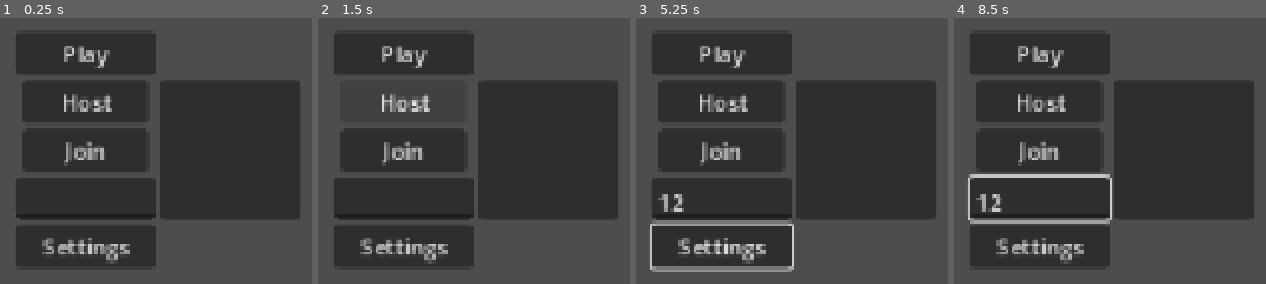
Above: before the commit, frames 1-4 (left to right).
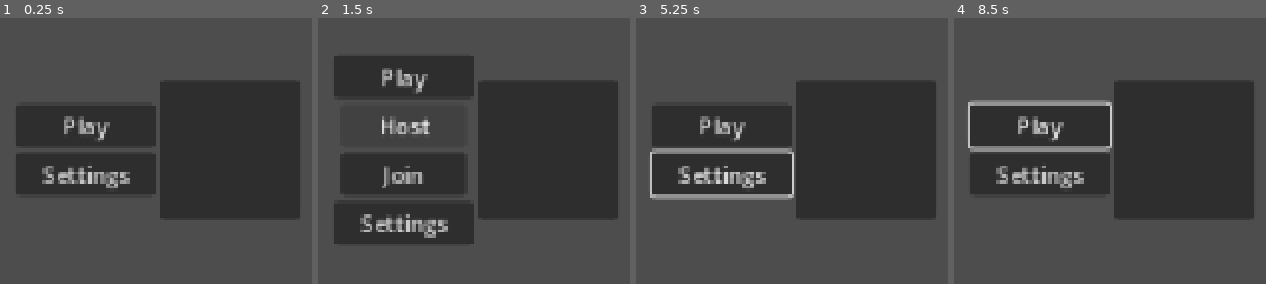
Above: after the commit, the same moments.

Repository: iluebke862/shitpost-fighting-game
Game: Godot game, scene res://scenes/main_menu.tscn
Same seed, same stepped clock (60 frames per second), same inputs: the game is played once before the commit and once after it.
Inputs (mouse positions are in pixels of both pictures, inside the frame that each line leads up to):
- Up to frame 1 (0.25 s): no input
- Up to frame 2 (1.5 s): click "Play" at 0.5 s; click "Host" at 1.25 s
- Up to frame 3 (5.25 s): click "Join" at 2 s; click (720, 198) at 2.77 s; type "12" at 2.85 s; click "Play" at 3.5 s; click "Settings" at 4.25 s; move the mouse to (outside the picture) at 5.02 s; hold D (P1 - right) from 5.03 s (still down); hold Left (P2 - left, bound only before the commit) from 5.03 s (still down); tap S (P1 - shoot) at 5.1 s; click (outside the picture) at 5.17 s
- Up to frame 4 (8.5 s): tap W (P1 - jump) at 5.27, 5.57, 6.02, 6.32, 7.52, 7.55, 7.82, 8.1, 8.27 s; move the mouse to (outside the picture) at 5.77 s; release D (P1 - right) at 5.78 s; release Left (P2 - left, bound only before the commit) at 5.78 s; hold A (P1 - left) 5.78-6.53 s; tap Left (P2 - left, bound only before the commit) at 5.85 s; click (outside the picture) at 5.92 s; tap Right (P2 - right, bound only before the commit) at 6.05 s; move the mouse to (outside the picture) at 6.52 s; hold Right (P2 - right, bound only before the commit) 6.53-7.28 s; hold D (P1 - right) 6.53-8.03 s; click (outside the picture) at 6.67 s; tap Down (P2 - shoot, bound only before the commit) at 6.8, 7.35 s; move the mouse to (outside the picture) at 7.27 s; click (outside the picture) at 7.42 s; move the mouse to (outside the picture) at 8.02 s; hold A (P1 - left) from 8.03 s (still down); click (outside the picture) at 8.17 s; tap Up (P2 - jump, bound only before the commit) at 8.3 s

The runs differ from the first frame. In frame 1, 24% of the frame differs, in the area x 5-50%, y 6-94%; in frame 2, 14%; in frame 3, 27%, in the area x 4-51%, y 6-96%; in frame 4, 25%.
Error before the commit: Parse Error: Expected indented block after function declaration. (res://script/ip_input.gd:6)

Commit message:
working on basic multiplayer

Diff:
--- a/project.godot
+++ b/project.godot
@@ -63,26 +63,6 @@
 "events": [Object(InputEventKey,"resource_local_to_scene":false,"resource_name":"","device":-1,"window_id":0,"alt_press …(192 unchanged characters)…
 ]
 }
-"P2 - left"={
-"deadzone": 0.2,
-"events": [Object(InputEventKey,"resource_local_to_scene":false,"resource_name":"","device":-1,"window_id":0,"alt_pressed":false,"shift_pressed":false,"ctrl_pressed":false,"meta_pressed":false,"pressed":false,"keycode":0,"physical_keycode":4194319,"key_label":0,"unicode":0,"location":0,"echo":false,"script":null)
-]
-}
-"P2 - right"={
-"deadzone": 0.2,
-"events": [Object(InputEventKey,"resource_local_to_scene":false,"resource_name":"","device":-1,"window_id":0,"alt_pressed":false,"shift_pressed":false,"ctrl_pressed":false,"meta_pressed":false,"pressed":false,"keycode":0,"physical_keycode":4194321,"key_label":0,"unicode":0,"location":0,"echo":false,"script":null)
-]
-}
-"P2 - jump"={
-"deadzone": 0.2,
-"events": [Object(InputEventKey,"resource_local_to_scene":false,"resource_name":"","device":-1,"window_id":0,"alt_pressed":false,"shift_pressed":false,"ctrl_pressed":false,"meta_pressed":false,"pressed":false,"keycode":0,"physical_keycode":4194320,"key_label":0,"unicode":0,"location":0,"echo":false,"script":null)
-]
-}
-"P2 - shoot"={
-"deadzone": 0.2,
-"events": [Object(InputEventKey,"resource_local_to_scene":false,"resource_name":"","device":-1,"window_id":0,"alt_pressed":false,"shift_pressed":false,"ctrl_pressed":false,"meta_pressed":false,"pressed":false,"keycode":0,"physical_keycode":4194322,"key_label":0,"unicode":0,"location":0,"echo":false,"script":null)
-]
-}
 
 [layer_names]
 
--- a/scenes/main.tscn
+++ b/scenes/main.tscn
@@ -2,7 +2,6 @@
 
 [ext_resource type="Script" uid="uid://bc6m0srtaw0k4" path="res://script/main.gd" id="1_o5qli"]
 [ext_resource type="Script" uid="uid://2bjh21n74fbh" path="res://script/deathwall.gd" id="2_0wfyh"]
-[ext_resource type="PackedScene" uid="uid://d1b4e67ytrgwg" path="res://scenes/weapon select.tscn" id="2_sugp2"]
 
 [sub_resource type="WorldBoundaryShape2D" id="WorldBoundaryShape2D_0wfyh"]
 
@@ -18,26 +17,7 @@
 [node name="main" type="Node2D" unique_id=1112683160]
 script = ExtResource("1_o5qli")
 
-[node name="weapon select" parent="." unique_id=797019683 instance=ExtResource("2_sugp2")]
-visible = false
-
 [node name="Camera2D" type="Camera2D" parent="." unique_id=1170388133]
-
-[node name="play button" type="Button" parent="." unique_id=193293433]
-anchors_preset = 8
-anchor_left = 0.5
-anchor_top = 0.5
-anchor_right = 0.5
-anchor_bottom = 0.5
-offset_left = -20.5
-offset_top = -15.5
-offset_right = 20.5
-offset_bottom = 15.5
-grow_horizontal = 2
-grow_vertical = 2
-size_flags_horizontal = 4
-size_flags_vertical = 4
-text = "Play"
 
 [node name="map" type="Node2D" parent="." unique_id=47177274]
 
@@ -103,7 +83,6 @@
 grow_vertical = 0
 alignment = 1
 
-[connection signal="pressed" from="play button" to="." method="_on_button_pressed"]
 [connection signal="body_entered" from="Deathwall/Area2D" to="Deathwall" method="_on_area_2d_body_entered"]
 [connection signal="body_entered" from="Deathwall/Area2D2" to="Deathwall" method="_on_area_2d_body_entered"]
 [connection signal="body_entered" from="Deathwall/Area2D3" to="Deathwall" method="_on_area_2d_body_entered"]
--- a/scenes/main_menu.tscn
+++ b/scenes/main_menu.tscn
@@ -1,6 +1,8 @@
 [gd_scene format=3 uid="uid://0xd4ypd5htki"]
 
+[ext_resource type="Script" uid="uid://ds2ga8i5qkpg5" path="res://sprites/main_menu.gd" id="1_ekxnf"]
 [ext_resource type="Script" uid="uid://c72ux5jxjfe4s" path="res://script/ip_input.gd" id="1_l6cm7"]
+[ext_resource type="Script" uid="uid://ifxus675xbqb" path="res://script/customization.gd" id="3_bqqt6"]
 
 [node name="Main Menu" type="Control" unique_id=1365640705]
 layout_mode = 3
@@ -9,6 +11,7 @@
 anchor_bottom = 1.0
 grow_horizontal = 2
 grow_vertical = 2
+script = ExtResource("1_ekxnf")
 
 [node name="HBoxContainer" type="HBoxContainer" parent="." unique_id=1631914590]
 layout_mode = 1
@@ -30,18 +33,21 @@
 text = "Play	"
 
 [node name="Host" type="Button" parent="HBoxContainer/VBoxContainer" unique_id=1430983892]
+visible = false
 custom_minimum_size = Vector2(90, 20)
 layout_mode = 2
 size_flags_horizontal = 4
 text = "Host"
 
 [node name="Join" type="Button" parent="HBoxContainer/VBoxContainer" unique_id=1305696366]
+visible = false
 custom_minimum_size = Vector2(90, 20)
 layout_mode = 2
 size_flags_horizontal = 4
 text = "Join"
 
 [node name="ip_input" type="TextEdit" parent="HBoxContainer/VBoxContainer" unique_id=922133747]
+visible = false
 custom_minimum_size = Vector2(100, 30)
 layout_mode = 2
 size_flags_horizontal = 4
@@ -60,5 +66,10 @@
 layout_mode = 2
 size_flags_horizontal = 4
 size_flags_vertical = 4
+script = ExtResource("3_bqqt6")
 
+[connection signal="gui_input" from="." to="." method="_on_gui_input"]
+[connection signal="pressed" from="HBoxContainer/VBoxContainer/Play" to="." method="_on_play_pressed"]
+[connection signal="pressed" from="HBoxContainer/VBoxContainer/Host" to="HBoxContainer/VBoxContainer/ip_input" method="_on_host_pressed"]
+[connection signal="pressed" from="HBoxContainer/VBoxContainer/Join" to="HBoxContainer/VBoxContainer/ip_input" method="_on_join_pressed"]
 [connection signal="text_changed" from="HBoxContainer/VBoxContainer/ip_input" to="HBoxContainer/VBoxContainer/ip_input" method="_on_text_changed"]
--- /dev/null
+++ b/script/customization.gd
@@ -0,0 +1,7 @@
+extends Panel
+
+
+var selections = {"weapon":0}
+
+
+#PUT WEAPON SELECTION HERE
--- a/script/ip_input.gd
+++ b/script/ip_input.gd
@@ -1,6 +1,56 @@
 extends TextEdit
-var last_text = ""
+var lastText = ""
+const digList = ["0","1","2","3","4","5","6","7","8","9","."]
+const mainNode = preload("res://scenes/main.tscn")
+signal conectionPF
+var connectionPFV = false
+
+func _on_text_changed() -> void:
+	for i in text:
+		if !i in digList:
+			text = lastText
 
 
+func _on_join_pressed() -> void:
+	if visible:
+		if text.is_valid_ip_address():
+			var preloaded = mainNode.instantiate()
+			var peer = ENetMultiplayerPeer.new()
+			preloaded.passedData = get_parent().get_parent().get_node("Customization").selections
+			get_parent().get_parent().get_parent().get_parent().add_child(preloaded)
+			var output = peer.create_client(text,9000)
+			preloaded.multiplayer.multiplayer_peer = peer
+			if output == 0:
+				preloaded.multiplayer.connected_to_server.connect(yes)
+				await conectionPF
+				if connectionPFV:
+					print("success conenct")
+					get_parent().get_parent().get_parent().queue_free()
+				else:
+					text = "Connection Failed"
+			else:
+				text = error_string(output)
+		else:
+			text = "INVALID IP"
+	else:
+		show()
 
-func _on_text_changed() -> void:
+func yes():
+	connectionPFV = true
+	conectionPF.emit()
+func no():
+	connectionPFV = false
+	conectionPF.emit()
+
+func _on_host_pressed() -> void:
+	var host = ENetMultiplayerPeer.new()
+	var output = host.create_server(9000)
+	if output == 0:
+		var preloaded = mainNode.instantiate()
+		preloaded.passedData = get_parent().get_parent().get_node("Customization").selections
+		get_parent().get_parent().get_parent().get_parent().add_child(preloaded)
+		preloaded.multiplayer.multiplayer_peer = host
+		get_parent().get_parent().get_parent().queue_free()
+
+	else:
+		print(error_string(output))
--- a/script/main.gd
+++ b/script/main.gd
@@ -4,37 +4,48 @@
 const player = preload("res://scenes/player.tscn")
 const tracker = preload("res://scenes/playertracker.tscn")
 
-@onready var weaponselect = get_node("weapon select")
+var connectedPlayers = 0
+var passedData
 
 var active = false
 
 func _ready() -> void:
-	weaponselect.start.connect(startgame)
+	player_join.rpc(passedData)
+	print("hoi")
+	#await multiplayer.peer_connected
+	startgame()
 
-func startgame(weapon):
-	weaponselect.hide()
-	get_node("map").add_child(maps.pick_random().instantiate())
-	for i in 2:
-		var new = player.instantiate()
-		new.position = get_node("map").get_child(0).get_node("spawns").get_children()[i % get_node("map").get_child(0).get_node("spawns").get_child_count()].position
-		get_node("players").add_child(new)
-		new.player = i+1
-		var newtracker = tracker.instantiate()
-		newtracker.player = new
-		get_node("player list/HBoxContainer").add_child(newtracker)
-		new.weapon = weapon
-	get_node("play button").hide()
+func startgame():
+	print(multiplayer.multiplayer_peer)
+	load_map.rpc(maps.pick_random().instantiate())
 	active = true
 
 func _on_button_pressed() -> void:
 	get_node("play button").hide()
-	weaponselect.show()
 
 
 
-func _process(delta: float) -> void:
-	if active:
-		if get_node("players").get_child_count() == 0:
-			get_node("map").get_child(0).queue_free()
-			active = false
-			get_node("play button").show()
+
+#func _process(delta: float) -> void:
+	#if active:
+		#if get_node("players").get_child_count() == 0:
+			#get_node("map").get_child(0).queue_free()
+			#active = false
+			#get_node("play button").show()
+
+
+@rpc
+func load_map(map):
+	get_node("map").add_child(map)
+
+@rpc
+func player_join(data):
+	print(data)
+	var new = player.instantiate()
+	new.position = get_node("map").get_child(0).get_node("spawns").get_children()[connectedPlayers % get_node("map").get_child(0).get_node("spawns").get_child_count()].position
+	get_node("players").add_child(new)
+	new.player = multiplayer.get_unique_id()
+	var newtracker = tracker.instantiate()
+	newtracker.player = new
+	get_node("player list/HBoxContainer").add_child(newtracker)
+	new.weapon = passedData["weapon"]
--- a/script/player.gd
+++ b/script/player.gd
@@ -47,32 +47,20 @@
 	get_node("ProgressBar").text = str(HP)
 
 
-	if player == 1:
-		if Input.is_action_pressed("P1 - left"):
-			inputs[0] = true
-		else:
-			inputs[0] = false
-		if Input.is_action_pressed("P1 - right"):
-			inputs[1] = true
-		else:
-			inputs[1] = false
-		if Input.is_action_just_pressed("P1 - jump"):
-			inputs[2] = true
-		if Input.is_action_just_pressed("P1 - shoot"):
-			inputs[3] = true
-	elif player == 2:
-		if Input.is_action_pressed("P2 - left"):
-			inputs[0] = true
-		else:
-			inputs[0] = false
-		if Input.is_action_pressed("P2 - right"):
-			inputs[1] = true
-		else:
-			inputs[1] = false
-		if Input.is_action_just_pressed("P2 - jump"):
-			inputs[2] = true
-		if Input.is_action_just_pressed("P2 - shoot"):
-			inputs[3] = true
+
+	if Input.is_action_pressed("P1 - left"):
+		inputs[0] = true
+	else:
+		inputs[0] = false
+	if Input.is_action_pressed("P1 - right"):
+		inputs[1] = true
+	else:
+		inputs[1] = false
+	if Input.is_action_just_pressed("P1 - jump"):
+		inputs[2] = true
+	if Input.is_action_just_pressed("P1 - shoot"):
+		inputs[3] = true
+
 
 
 	# Add the gravity.
--- /dev/null
+++ b/sprites/main_menu.gd
@@ -0,0 +1,20 @@
+extends Control
+
+
+# Called when the node enters the scene tree for the first time.
+func _ready() -> void:
+	get_node("HBoxContainer/VBoxContainer/Host").hide()
+	get_node("HBoxContainer/VBoxContainer/Join").hide()
+	get_node("HBoxContainer/VBoxContainer/ip_input").hide()
+
+
+func _on_play_pressed() -> void:
+	get_node("HBoxContainer/VBoxContainer/Host").show()
+	get_node("HBoxContainer/VBoxContainer/Join").show()
+
+
+func _on_gui_input(event: InputEvent) -> void:
+	if event is InputEventMouseButton:
+		get_node("HBoxContainer/VBoxContainer/Host").hide()
+		get_node("HBoxContainer/VBoxContainer/Join").hide()
+		get_node("HBoxContainer/VBoxContainer/ip_input").hide()
Not shown, added: script/customization.gd.uid
Not shown, added: sprites/main_menu.gd.uid
